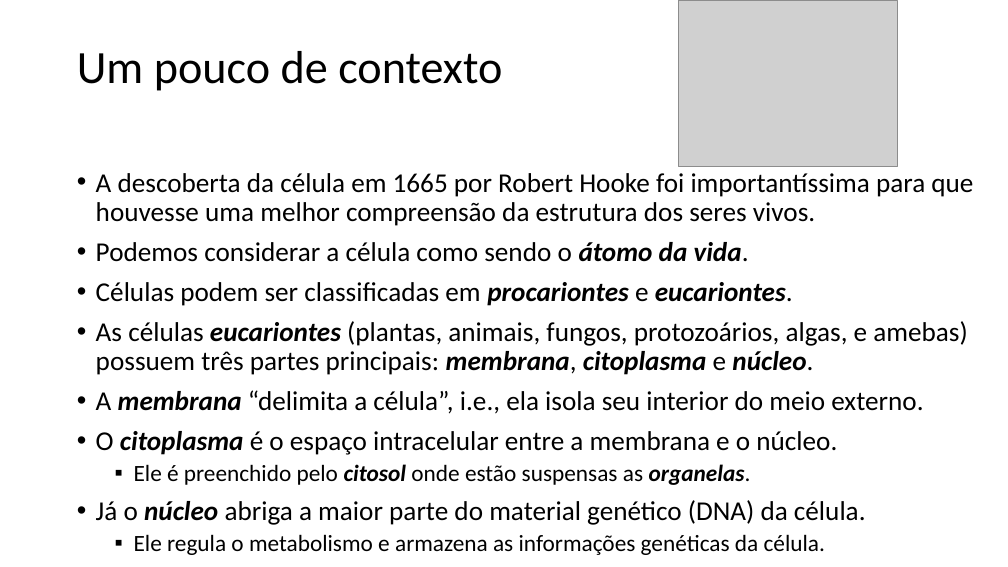
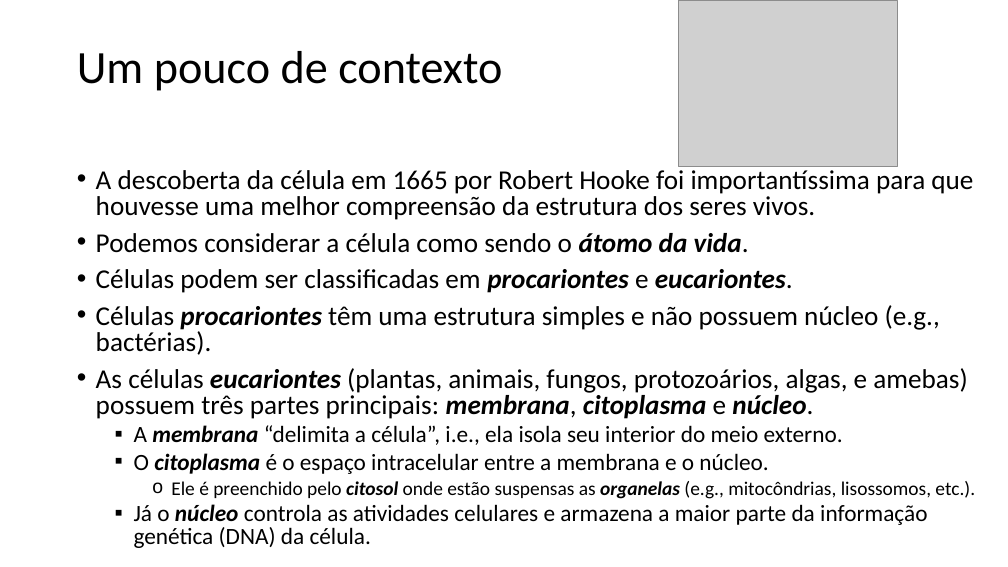
Before and after one commit to zz4fap/t320_aprendizado_de_maquina, a slide deck: slide 5 of slides/T320_Redes_Neurais_Artificiais (Parte I).pptx. Drawn at 1008x567 pixels with LibreOffice and Linux fonts; fonts in the diff are those of the drawing; grey boxes stand for pictures. Boxes give left, top, right and bottom in pixels: in the first picture for what was removed or moved away, otherwise in the second. Text is boxed around its words. In the diff, an @@ line names an element or a change of style, - is before the commit and + after.

```diff
--- a/slides/T320_Redes_Neurais_Artificiais (Parte I).pptx
+++ b/slides/T320_Redes_Neurais_Artificiais (Parte I).pptx
@@ text at (96,170,973,474): size 25.9 to 22.2 pt in "A membrana “delimita a célula”, i.e., ela ...", "O citoplasma é o espaço intracelular entre ..."; line spacing 0.9 to 0.8; bullet • to ▪; list level 1 to 2 in "A membrana “delimita a célula”, ..."; list level 1 to 2 in "O citoplasma é o espaço ..." @@
@@ text at (96,305,940,355): paragraph added @@
+• Células procariontes têm uma estrutura simples e não possuem núcleo (e.g., bactérias).
@@ text at (134,481,975,548): text changed @@
-  ▪ Ele é preenchido pelo citosol onde estão suspensas as organelas.
-• Já o núcleo abriga a maior parte do material genético (DNA) da célula.
-  ▪ Ele regula o metabolismo e armazena as informações genéticas da célula.
+    o Ele é preenchido pelo citosol onde estão suspensas as organelas (e.g., mitocôndrias, lisossomos, etc.).
+  ▪ Já o núcleo controla as atividades celulares e armazena a maior parte da informação genética (DNA) da célula.
```
Also in this commit, not shown: 11 other slides changed, 4 other files.
